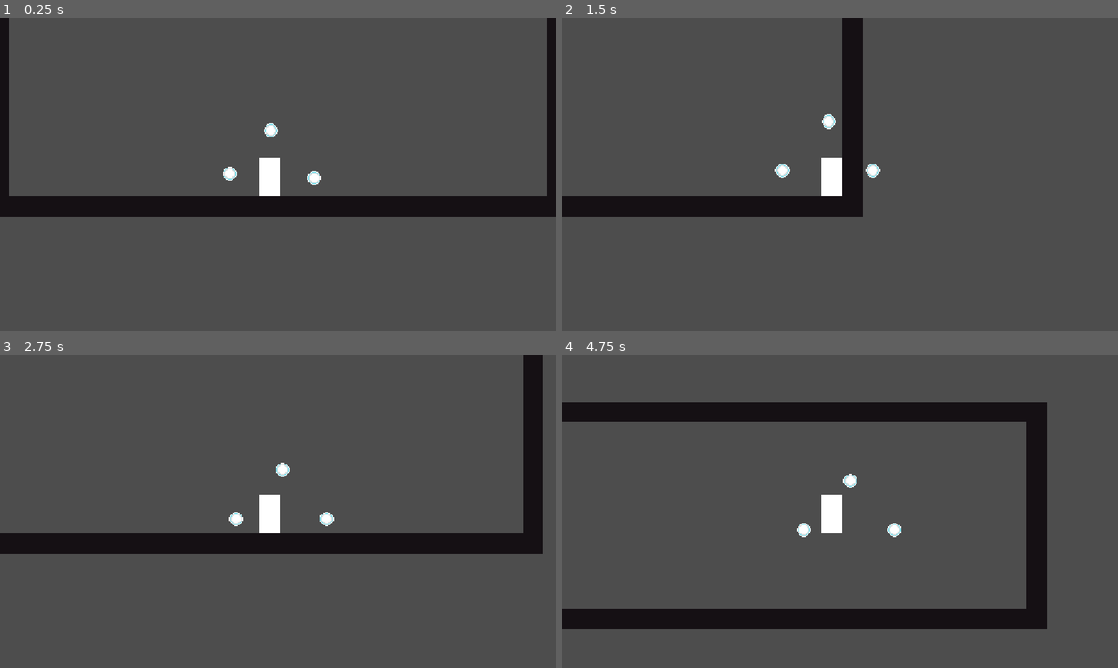
Above: before the commit, frames 1-4 (two rows, left to right).
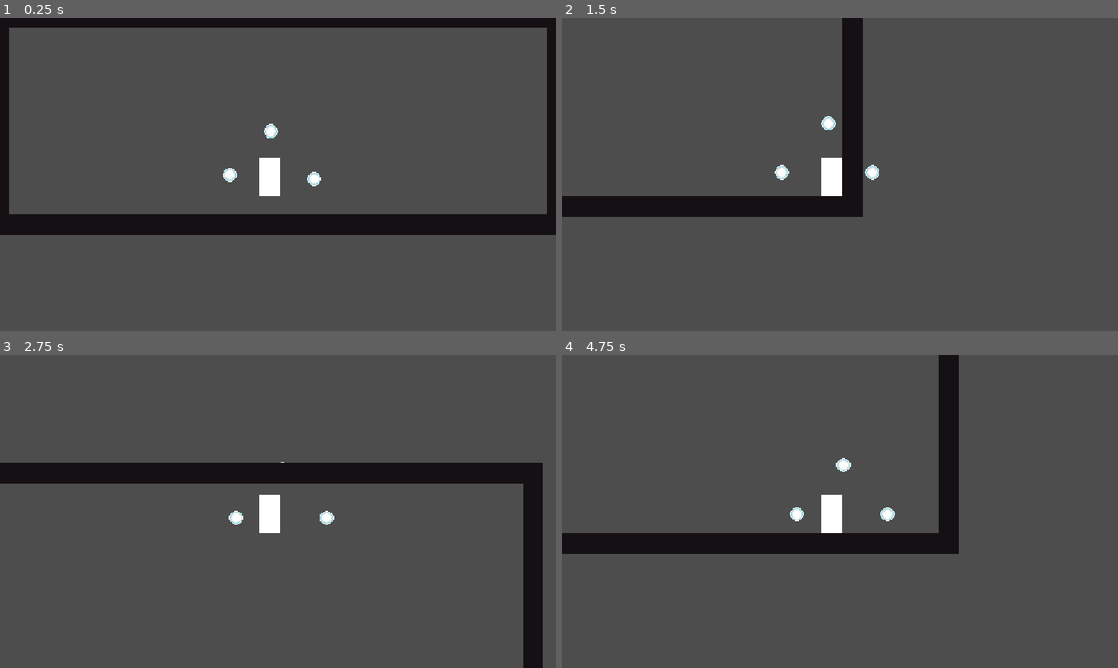
Above: after the commit, the same moments.

Repository: Timi865/Microvania
Game: Godot game, scene res://Scenes/game.tscn
Same seed, same stepped clock (60 frames per second), same inputs: the game is played once before the commit and once after it.
Inputs:
- Up to frame 1 (0.25 s): no input
- Up to frame 2 (1.5 s): hold Right (Move_right) from 0.53 s (still down); tap C (dash) at 0.6, 1.35 s; tap Space (Jump) at 0.77 s
- Up to frame 3 (2.75 s): tap Space (Jump) at 1.52 s; release Right (Move_right) at 2.03 s; hold Left (Move_left) from 2.03 s (still down); tap C (dash) at 2.1 s
- Up to frame 4 (4.75 s): release Left (Move_left) at 2.78 s; hold Right (Move_right) 2.78-4.28 s; tap C (dash) at 2.85, 3.6, 4.35 s; tap Space (Jump) at 3.02, 3.77, 4.52 s; hold Left (Move_left) from 4.28 s (still down)

The runs differ from the first frame. In frame 1, 15% of the frame differs, in the area x 0-100%, y 0-70%; in frame 2, 0.2%; in frame 3, 15%; in frame 4, 20%, in the area x 0-88%, y 0-88%.

Commit message:
Added DEVELOPMENT.md and fixed gravity
fixed gravity for player so that gravity is applied with delta instead of every physics frame

Diff:
--- a/Scripts/character_body_2d.gd
+++ b/Scripts/character_body_2d.gd
@@ -35,7 +35,7 @@
 	if is_on_floor() and Input.is_action_just_pressed("Jump"):
 		velocity.y = JUMP_HEIGHT
 
-	velocity.y += GRAVITY
+	velocity.y += GRAVITY * delta
 
 	if dash_unlocked:
 		_dash_logic(delta)
Not shown, added: DEVELOPMENT.md
